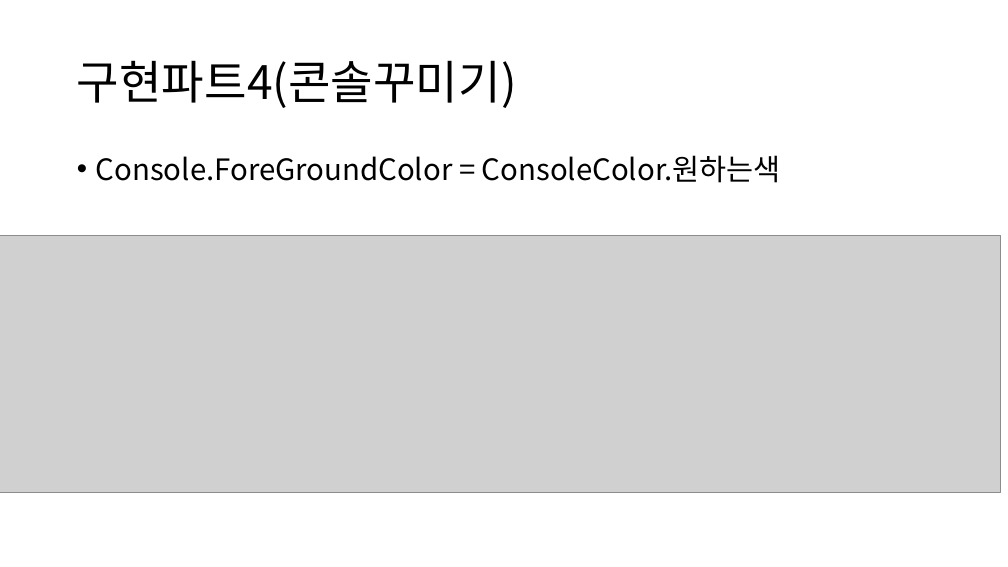
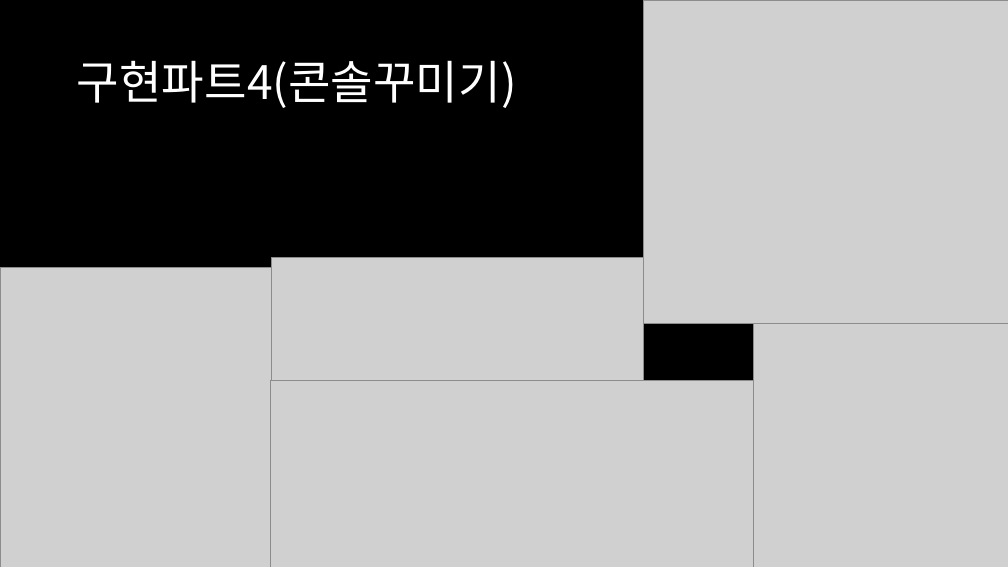
Before and after one commit to sh010207/TextRPG, a slide deck: slide 10 of 수조.pptx (slide 11 before the commit). Drawn at 1008x567 pixels with LibreOffice and Linux fonts; fonts in the diff are those of the drawing; grey boxes stand for pictures. Boxes give left, top, right and bottom in pixels: in the first picture for what was removed or moved away, otherwise in the second. Text is boxed around its words. In the diff, an @@ line names an element or a change of style, - is before the commit and + after.

```diff
--- a/수조.pptx
+++ b/수조.pptx
@@ background #FFFFFF to #000000 @@
@@ picture added at <box>644,0,1008,324</box> @@
@@ freeform shape added at <box>949,0,1008,567</box>, fill #FFFFFF @@
@@ picture added at <box>949,0,1008,567</box> @@
@@ title "구현파트4(콘솔꾸미기)" at <box>77,60,517,108</box>: text colour #000000 to #FFFFFF @@
@@ text removed at <box>96,155,781,183</box> @@
-• Console.ForeGroundColor = ConsoleColor.원하는색
@@ picture removed at <box>0,236,1000,492</box> @@
@@ picture added at <box>0,267,272,567</box> @@
@@ picture added at <box>272,257,644,381</box> @@
@@ picture added at <box>753,324,1008,567</box> @@
@@ picture added at <box>271,381,753,567</box> @@
```
Also in this commit, not shown: 20 other slides changed, 1 slide added, 2 slides removed.
